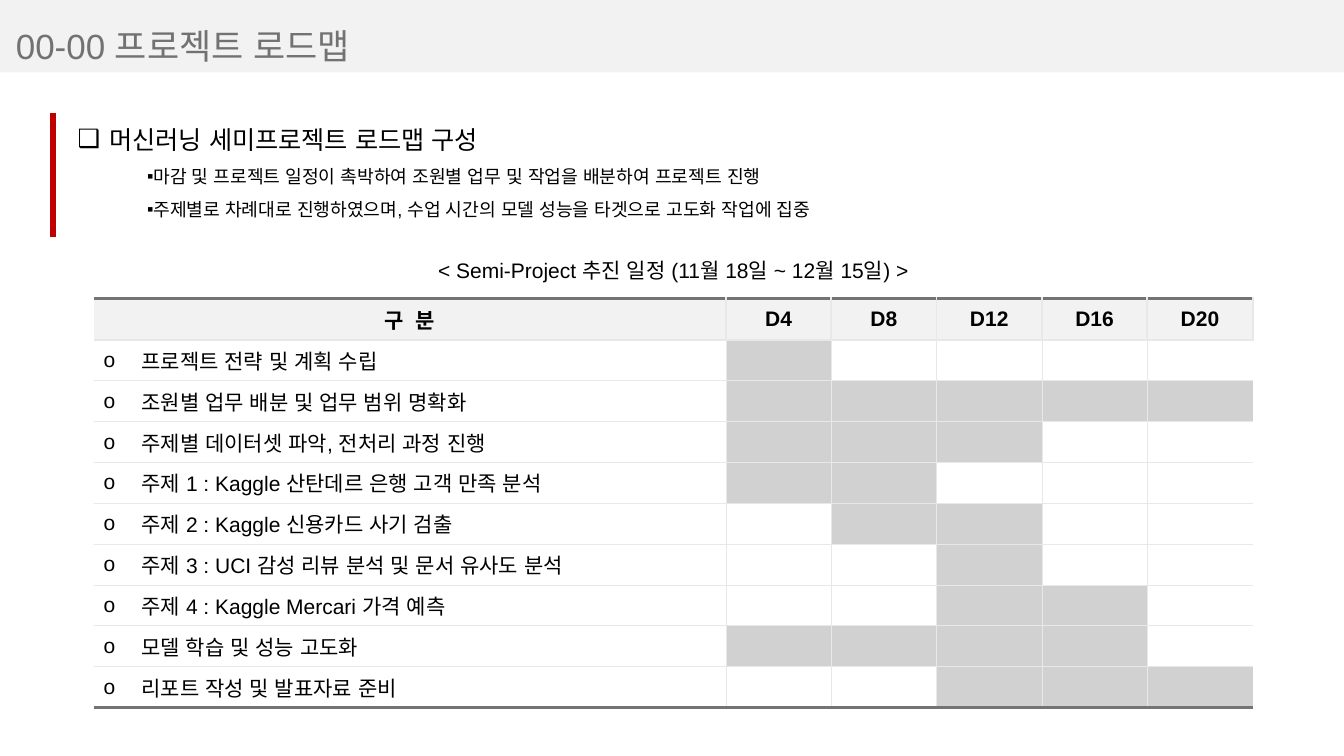
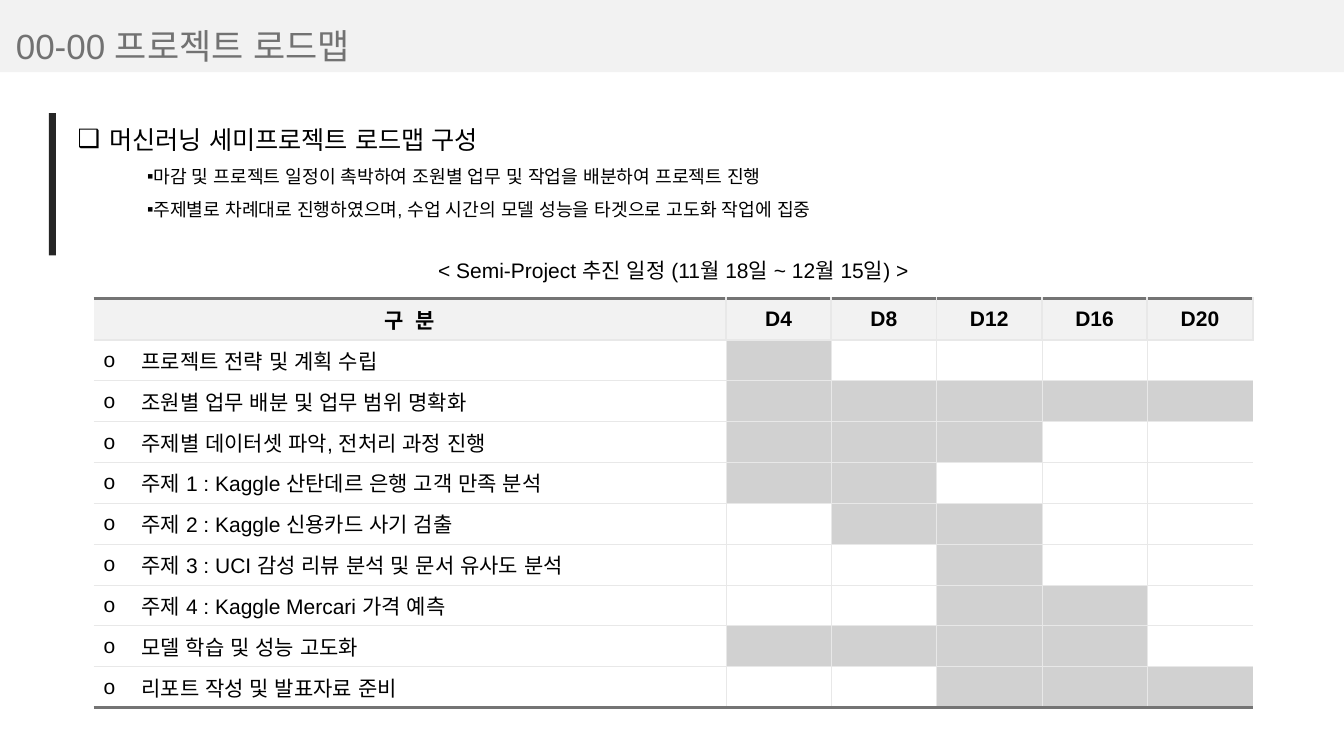
Before and after one commit to jaemin1020/big20-ML-project2-team3, a slide deck: slide 10 of SantanderCS/report/ppt/산탄데르_ppt_template.pptx. Drawn at 1344x756 pixels with LibreOffice and Linux fonts; fonts in the diff are those of the drawing. Boxes give left, top, right and bottom in pixels: in the first picture for what was removed or moved away, otherwise in the second. Text is boxed around its words. In the diff, an @@ line names an element or a change of style, - is before the commit and + after.

```diff
--- a/SantanderCS/report/ppt/산탄데르_ppt_template.pptx
+++ b/SantanderCS/report/ppt/산탄데르_ppt_template.pptx
@@ rectangle: place and size @@
-rectangle at <box>50,113,56,237</box>
+rectangle at <box>49,113,56,255</box>
@@ rectangle at <box>49,113,56,255</box>: fill #C00000 to #262626 @@
```
Also in this commit, not shown: 2 other slides changed.
